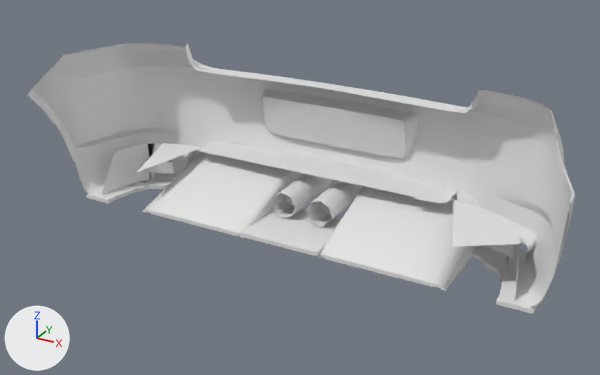
Two versions of the glTF model public/parts/wendtStrom_rearBumper_trackMild.glb, one commit apart.
Both versions are drawn from a camera (50 mm lens) standing at (1.136, -0.302, 1.369) and looking at (0.036, 1.698, 0.369). Arrows for +X, +Y and +Z are at lower left; the lights stay in place. The older version comes first. Where no turn or scale is listed for an object, it has been applied to the vertices. Vertices at exactly the same position are counted once.

The first picture shows 'rearBumper_trackMild'.
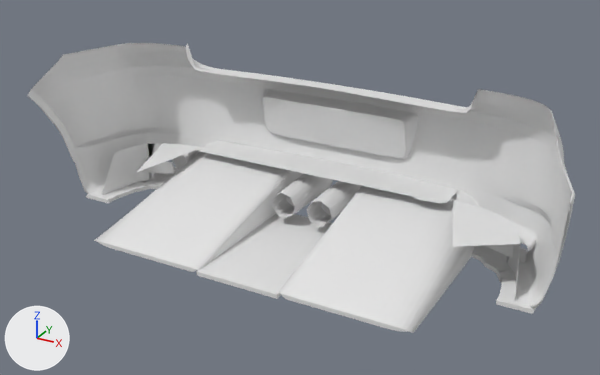
Commit message: Wendt Strom: Track Mild diffuser runs 61 cm under the car

Where the newer file only moved an object's origin or applied its transform, the numbers keep the older frame.

Where the change shows, as pixel boxes (x1, y1, x2, y2) in the pictures (600 x 375 px; the box of a moved part takes in the faces that stretch with it):
'rearBumper_trackMild', reshaped (7% taller)
    before: (28, 43, 575, 314)
    after: (28, 43, 575, 333)
part 1 of me_wendtstrom_rearbumper_trackmild, added
    after: (196, 213, 333, 299)
part 2 of me_wendtstrom_rearbumper_trackmild, deleted
    before: (239, 209, 341, 256)
part 3 of me_wendtstrom_rearbumper_trackmild, moved or reshaped
    before: (142, 152, 474, 291)
    after: (94, 152, 474, 333)

What the commit changed:
me_wendtstrom_rearbumper_trackmild is used by ob_rearbumper_trackmild; location (0.0, 1.77, 0.445).
me_wendtstrom_rearbumper_trackmild had 1821 vertices, 3390 faces and spanned x -0.85..0.85, y -0.27..0.27, z -0.26..0.26.
me_wendtstrom_rearbumper_trackmild now has 1812 vertices, 3374 faces and spans x -0.85..0.85, y -0.38..0.27, z -0.27..0.26.
me_wendtstrom_rearbumper_trackmild part 1: a new loose piece, a box spanning x -0.134..0.134, y -0.38..0.09, z -0.27..-0.257, in mat_black (white #e7e7e7).
me_wendtstrom_rearbumper_trackmild part 2: the loose piece of 8 vertices spanning x -0.13..0.13, y -0.15..0.09, z -0.25..-0.23 is deleted.
Part 3, on me_wendtstrom_rearbumper_trackmild:
83 vertices are removed from x -0.53..0.53, y -0.13..0.17, z -0.26..-0.14.
258 faces are deleted.
60 vertices in x -0.53..0.53, y -0.13, z -0.26..-0.25 move by (0.0, -0.24, -0.01).
43 vertices in x -0.53..0.53, y -0.13, z -0.26 move by (0.0, -0.24, 0.0).
2 vertices move from x -0.34..0.34, y 0.17, z -0.14 to x -0.34..0.34, y 0.14, z -0.14.
58 vertices are added at x -0.53..0.53, y -0.37..0.07, z -0.27..-0.15.
8 new vertices lie (0.0, -0.06, 0.0) away from vertices in x -0.34..0.34, y 0.07..0.2, z -0.24.
8 new vertices lie (0.0, -0.06, -0.02) away from vertices in x -0.34..0.34, y -0.19..0.2, z -0.22..-0.12.
242 new faces join them, mat_black (white #e7e7e7).
